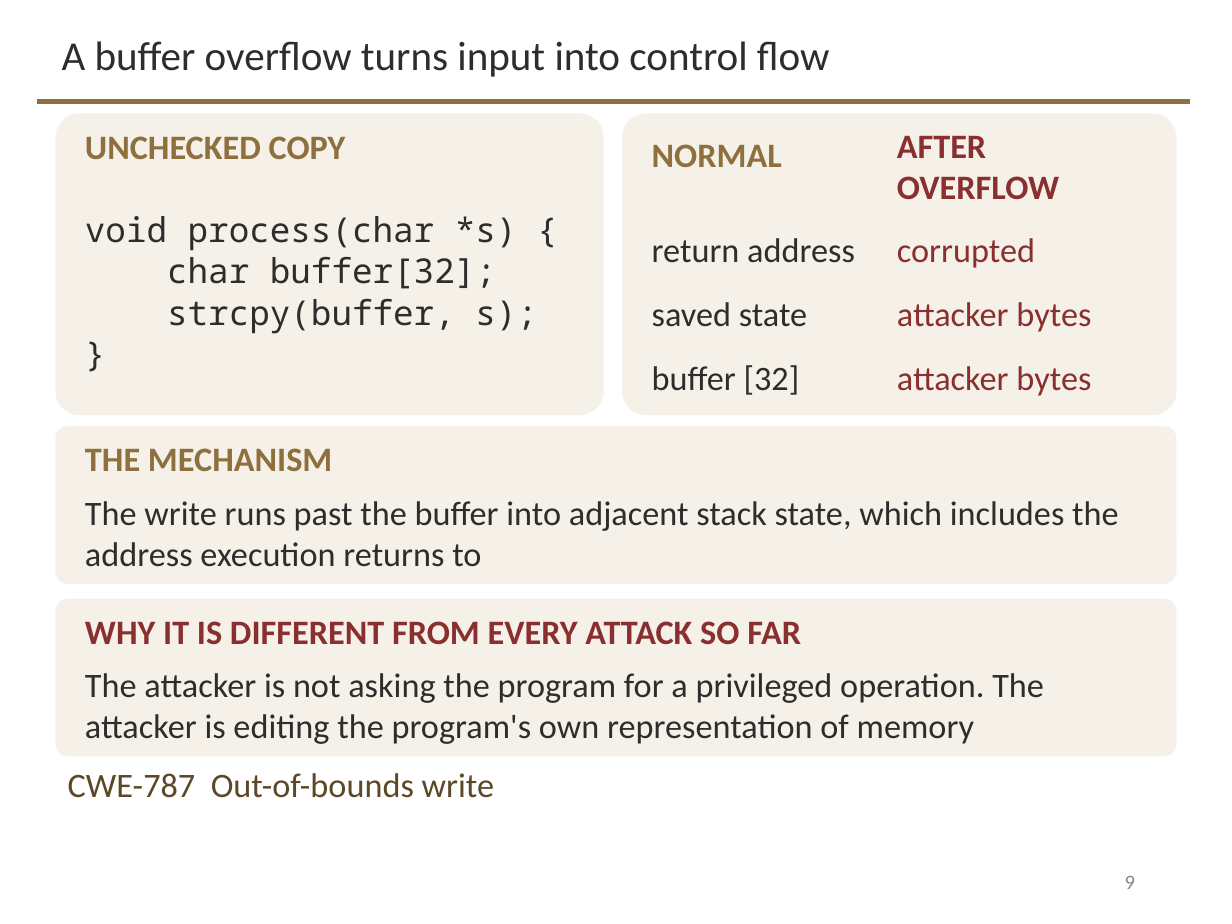
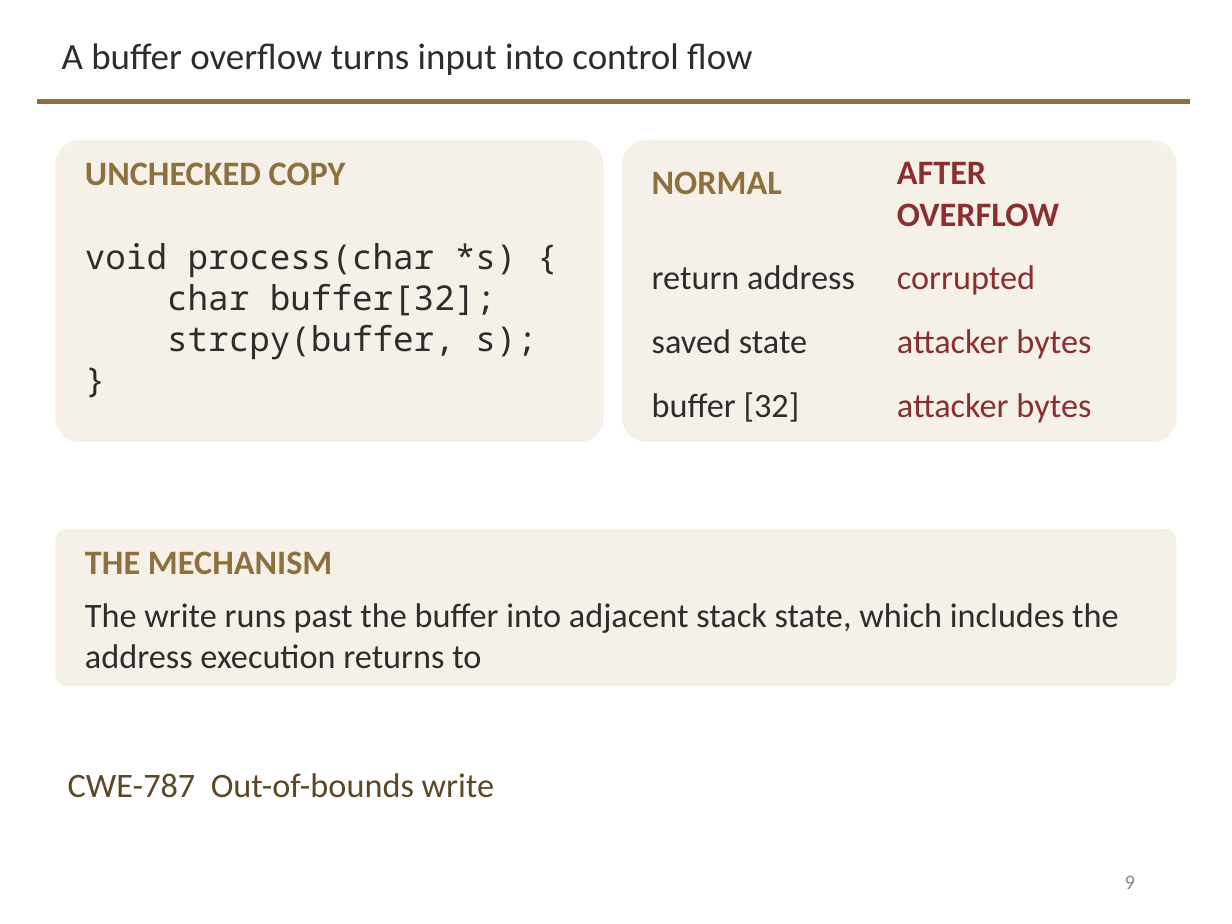
Before and after one commit to davisjam/model-based-agentic-software-engineering, a slide deck: slide 9 of course/lectures/act-3-software-in-the-world/05-security-engineering/3-5-Security-Engineering-2-Controls-and-Assurance.pptx. Drawn at 1232x924 pixels with LibreOffice and Linux fonts; fonts in the diff are those of the drawing; background and template pictures are left out. Boxes give left, top, right and bottom in pixels: in the first picture for what was removed or moved away, otherwise in the second. Text is boxed around its words. In the diff, an @@ line names an element or a change of style, - is before the commit and + after.

```diff
--- a/course/lectures/act-3-software-in-the-world/05-security-engineering/3-5-Security-Engineering-2-Controls-and-Assurance.pptx
+++ b/course/lectures/act-3-software-in-the-world/05-security-engineering/3-5-Security-Engineering-2-Controls-and-Assurance.pptx
@@ title "A buffer overflow turns input ..." at box(62, 43, 752, 75): size 24 to 21.6 pt @@
@@ 7 texts, 2 rounded rectangles: place and size @@
-7 texts, 2 rounded rectangles at box(55, 113, 1177, 415)
+7 texts, 2 rounded rectangles at box(55, 140, 1177, 442)
@@ 3 texts: place and size @@
-3 texts at box(85, 216, 1091, 396)
+3 texts at box(85, 243, 1091, 423)
@@ 2 texts, 1 rounded rectangle: place and size @@
-2 texts, 1 rounded rectangle at box(55, 426, 1177, 584)
+2 texts, 1 rounded rectangle at box(55, 529, 1177, 686)
@@ rounded rectangle removed at box(55, 599, 1177, 756) @@
@@ text removed at box(85, 621, 801, 645) @@
-WHY IT IS DIFFERENT FROM EVERY ATTACK SO FAR
@@ text removed at box(85, 673, 1044, 744) @@
-The attacker is not asking the program for a privileged operation. The attacker is editing the program's own representation of memory
```
Also in this commit, not shown: 19 other slides changed, 3 slides added, 1 slide removed, 2 other files.
